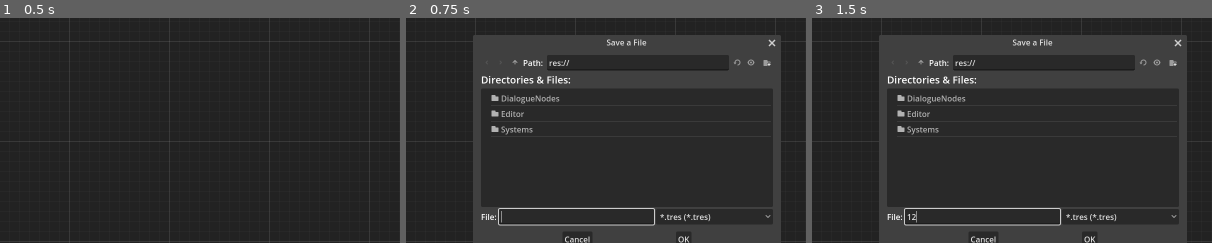
Above: before the commit, frames 1-3 (left to right).
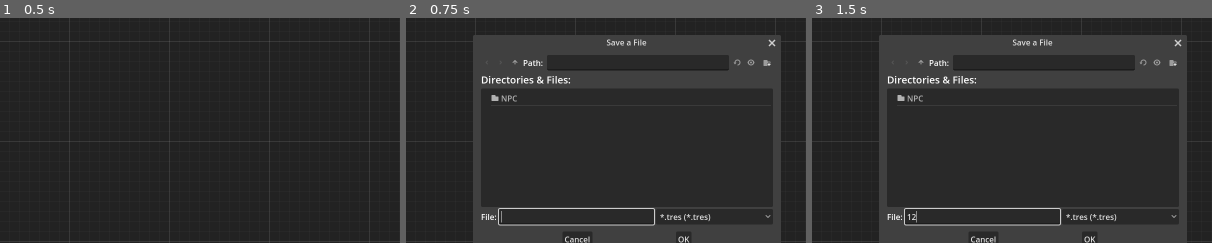
Above: after the commit, the same moments.

Repository: Zokerus/3DRPG_Editor
Game: Godot game, scene res://main.tscn
The game is run twice, just before and just after one commit, with the same random seed, the same clock (stepped at 60 frames per second) and the same inputs.
Inputs (mouse positions are % of the whole screen's width and height, from its top left):
- Up to frame 1 (0.5 s): no input
- Up to frame 2 (0.75 s): click "Save" at 0.5 s
- Up to frame 3 (1.5 s): click (44, 65) at 1.27 s; type "12" at 1.35 s
The pictures show only the part of the screen within x 22-72%, y 20-70%; the shares and areas given below are measured in that part.

Frame 1 is identical in both runs. In frame 2, 0.7% of the frame differs, in the area x 21-41%, y 18-52%; in frame 3, 0.7%.

Commit message:
Added DataManager Class
- added DataManager Class for NPCs
- connected quest dialogues to the dialogue editor
- added scripts for characters, NPCs and quests

Diff:
--- /dev/null
+++ b/Data/NPC/Mud.tres
@@ -0,0 +1,16 @@
+[gd_resource type="Resource" script_class="NPC_Data" load_steps=2 format=3 uid="uid://b1q8a6k2c0o8l"]
+
+[ext_resource type="Script" path="res://Systems/CharacterSystem/NPC.gd" id="1_fivv0"]
+
+[resource]
+script = ExtResource("1_fivv0")
+quest = []
+name = "Mud"
+strength = 5
+dexterity = 5
+intelligence = 5
+charisma = 5
+level = 1
+exp = 0
+health_bonus = 0
+mana_bonus = 0
--- a/Editor/DialogueScript.gd
+++ b/Editor/DialogueScript.gd
@@ -3,6 +3,7 @@
 ##Workspace & file dialog to save and load files
 @onready var file_dialog = $FileDialog
 @onready var graph_edit = $GraphEdit
+@onready var tab_container = $".."
 
 ##Graphnodes, to be used on the graph editor (visual scripting)
 var graph_nodes : Dictionary = {
@@ -15,6 +16,7 @@
 "Start" : preload("res://DialogueNodes/StartNode.tscn") }
 
 var dialogue : Dialogue
+var quest_node = null
 
 ## GraphNodes pressed event connected to one generic method with one parameter (button name)
 func _ready():
@@ -56,24 +58,38 @@
 ## delete all nodes and clear the dialogue for clean working area
 func _on_new_pressed():
 	dialogue = Dialogue.new()
+	quest_node = null
 	_on_graph_edit_delete_nodes_request(graph_edit.get_children())
 
 ## save the created graph/dialogue
 func _on_save_pressed():
-	file_dialog.file_mode = file_dialog.FILE_MODE_SAVE_FILE
-	file_dialog.access = file_dialog.ACCESS_RESOURCES
-	file_dialog.popup_centered()
+	if quest_node == null:
+		file_dialog.file_mode = file_dialog.FILE_MODE_SAVE_FILE
+		file_dialog.access = file_dialog.ACCESS_RESOURCES
+		file_dialog.popup_centered()
+	else:
+		save_data("")
 
 func _on_load_pressed():
 	file_dialog.file_mode = file_dialog.FILE_MODE_OPEN_FILE
 	file_dialog.access = file_dialog.ACCESS_RESOURCES
 	file_dialog.popup_centered()
 
+func _on_workbench_relay_edit_dialogue(node):
+	_on_new_pressed()
+	quest_node = node
+	dialogue = node.dialogue
+	tab_container.current_tab = 0
+	load_data()
+
 func _on_file_dialog_file_selected(path):
 	if file_dialog.file_mode == file_dialog.FILE_MODE_SAVE_FILE:	## Save a file
 		save_data(path)
 	else:	## Load a file
-		load_data(path)
+		quest_node = null
+		if ResourceLoader.exists(path):	# check file validity
+			dialogue = ResourceLoader.load(path)
+			load_data()
 
 func save_data(file_path : String):
 	if !dialogue:
@@ -116,11 +132,10 @@
 
 	if file_path != "":
 		ResourceSaver.save(dialogue, file_path) ## save data on disk
+	elif quest_node != null:
+		quest_node.dialogue = dialogue
 
-func load_data(file_path : String):
-	if ResourceLoader.exists(file_path):	# check file validity
-		dialogue = ResourceLoader.load(file_path)
-
+func load_data():
 	if dialogue == null:	## check data in resource
 		dialogue = Dialogue.new()	##if not valid, create new dialogue resource
 		return	## leave method
--- /dev/null
+++ b/Editor/GlobalScripts/DataManager.gd
@@ -0,0 +1,27 @@
+extends Node
+
+var npc_list : Array[NPC_Data]
+var quest_list : Array
+
+# Called when the node enters the scene tree for the first time.
+func _ready():
+	dir_contents("res://Data/NPC/")
+
+func dir_contents(path):
+	var count = 0
+	var dir = DirAccess.open(path)
+	if dir:
+		dir.list_dir_begin()
+		var file_name = dir.get_next()
+		while file_name != "":
+			if dir.current_is_dir():
+				print("Found directory: " + file_name)
+			else:
+				var res = load(path + file_name)
+				if res is NPC_Data:
+					npc_list.append(res)
+					count = count + 1
+			file_name = dir.get_next()
+	else:
+		print("An error occurred when trying to access the path.")
+	print(path + " : " + str(count) + " file loaded")
--- a/Editor/end.gd
+++ b/Editor/end.gd
@@ -3,6 +3,7 @@
 @onready var v_box_container = $MarginContainer/VBoxContainer/VBoxContainer
 
 signal change_number_of_ends(number)
+signal relay_edit_dialogue(node)
 
 var template_end = preload("res://Editor/template_end.tscn")
 
@@ -10,6 +11,7 @@
 	var template = template_end.instantiate()
 	v_box_container.add_child(template)
 	template.tree_exited.connect(_on_template_extied_tree)
+	template.relay_edit_dialogue.connect(_on_npc_trigger_press_edit_dialogue)
 	template.change_headline(v_box_container.get_child_count())
 	change_number_of_ends.emit(v_box_container.get_child_count())
 
@@ -20,3 +22,6 @@
 			template.change_headline(index)
 		index = index + 1
 	change_number_of_ends.emit(v_box_container.get_child_count())
+
+func _on_npc_trigger_press_edit_dialogue(node):
+	relay_edit_dialogue.emit(node)
--- a/Editor/end.tscn
+++ b/Editor/end.tscn
@@ -64,4 +64,5 @@
 size_flags_vertical = 3
 placeholder_text = "Description..."
 
+[connection signal="press_edit_dialogue" from="MarginContainer/VBoxContainer/VBoxContainer/NPC Trigger" to="." method="_on_npc_trigger_press_edit_dialogue"]
 [connection signal="pressed" from="MarginContainer/VBoxContainer/HBoxContainer/Add" to="." method="_on_add_pressed"]
--- /dev/null
+++ b/Editor/npc_trigger.gd
@@ -0,0 +1,22 @@
+extends BoxContainer
+
+@onready var option_button = $HBoxContainer2/OptionButton
+@onready var dialogue_name = $HBoxContainer/Dialoguename
+
+signal press_edit_dialogue(node)
+
+var dialogue : Dialogue = null
+
+# Called when the node enters the scene tree for the first time.
+func _ready():
+	option_button.clear()
+	for npc in DataManager.npc_list:
+		option_button.add_item(npc.name)
+	dialogue = Dialogue.new()
+
+func _process(_delta):
+	if !dialogue.data.is_empty():
+		dialogue_name.text = "Set"
+
+func _on_edit_pressed():
+	press_edit_dialogue.emit(self)
--- a/Editor/npc_trigger.tscn
+++ b/Editor/npc_trigger.tscn
@@ -1,7 +1,10 @@
-[gd_scene format=3 uid="uid://dehqcb6wmht8h"]
+[gd_scene load_steps=2 format=3 uid="uid://dehqcb6wmht8h"]
+
+[ext_resource type="Script" path="res://Editor/npc_trigger.gd" id="1_u27o1"]
 
 [node name="NPC Trigger" type="BoxContainer"]
 vertical = true
+script = ExtResource("1_u27o1")
 
 [node name="HBoxContainer2" type="HBoxContainer" parent="."]
 layout_mode = 2
@@ -29,9 +32,12 @@
 custom_minimum_size = Vector2(50, 0)
 layout_mode = 2
 size_flags_horizontal = 3
+editable = false
 
 [node name="Edit" type="Button" parent="HBoxContainer"]
 custom_minimum_size = Vector2(50, 0)
 layout_mode = 2
 text = "Edit
 "
+
+[connection signal="pressed" from="HBoxContainer/Edit" to="." method="_on_edit_pressed"]
--- a/Editor/objective_container.gd
+++ b/Editor/objective_container.gd
@@ -14,6 +14,8 @@
 @onready var option_button = $ObjectiveType/OptionButton
 @onready var label = $HBoxContainer/Label
 
+signal relay_edit_dialogue(node)
+
 var template = null
 
 func _ready():
@@ -28,6 +30,8 @@
 
 	if objective_templates.has(option_button.get_item_text(index)):	## Match optionbutton selection to enum
 		template = objective_templates[option_button.get_item_text(index)].instantiate()	## load and instantiate matching template
+		if template.has_signal("press_edit_dialogue"):
+			template.press_edit_dialogue.connect(_on_press_edit_dialogue)
 		if option_button.get_item_text(index) == OBJECTIVE_TYPES.keys()[OBJECTIVE_TYPES.Fight]:	## in case of kill quest, use fight template and set the "kill" boolean to true
 			template.kill = true
 		add_child(template)	## add template to tree
@@ -37,3 +41,6 @@
 
 func change_headline(number : int):
 	label.text = "Objective #" + str(number)
+
+func _on_press_edit_dialogue(node):
+	relay_edit_dialogue.emit(node)
--- a/Editor/objectives.gd
+++ b/Editor/objectives.gd
@@ -5,10 +5,13 @@
 @onready var line_edit = $MarginContainer/VBoxContainer/HBoxContainer/LineEdit
 @onready var v_box_container = $MarginContainer/VBoxContainer/VBoxContainer
 
+signal relay_edit_dialogue(node)
+
 func _on_button_pressed():
 	var objective = objective_container.instantiate()
 	v_box_container.add_child(objective)
 	objective.tree_exited.connect(_on_objective_extied_tree)
+	objective.relay_edit_dialogue.connect(_on_template_relay_edit_dialogue)
 	objective.change_headline(v_box_container.get_child_count())
 	line_edit.text = str(v_box_container.get_child_count())
 
@@ -18,3 +21,6 @@
 	for objective in v_box_container.get_children():
 		objective.change_headline(index)
 		index = index + 1
+
+func _on_template_relay_edit_dialogue(node):
+	relay_edit_dialogue.emit(node)
--- a/Editor/quest_workbench.gd
+++ b/Editor/quest_workbench.gd
@@ -1,6 +1,10 @@
 extends MarginContainer
 
 signal request_quest_list(callable)
+signal relay_edit_dialogue(node)
 
 func _on_requirements_request(callable):
 	request_quest_list.emit(callable)
+
+func _on_panel_relay_edit_dialogue(node):
+	relay_edit_dialogue.emit(node)
--- a/Editor/quest_workbench.tscn
+++ b/Editor/quest_workbench.tscn
@@ -129,4 +129,6 @@
 layout_mode = 2
 
 [connection signal="request_quest_list" from="VBoxContainer/ScrollContainer/HBoxContainer/VBoxContainer/Requirements" to="." method="_on_requirements_request"]
+[connection signal="relay_edit_dialogue" from="VBoxContainer/ScrollContainer/HBoxContainer/VBoxContainer4/Start" to="." method="_on_panel_relay_edit_dialogue"]
 [connection signal="change_number_of_ends" from="VBoxContainer/ScrollContainer/HBoxContainer/VBoxContainer2/End" to="VBoxContainer/ScrollContainer/HBoxContainer/VBoxContainer5/Rewards" method="set_number_of_ends"]
+[connection signal="relay_edit_dialogue" from="VBoxContainer/ScrollContainer/HBoxContainer/VBoxContainer2/End" to="." method="_on_panel_relay_edit_dialogue"]
--- a/Editor/start.gd
+++ b/Editor/start.gd
@@ -7,7 +7,12 @@
 @onready var check_box_item = $MarginContainer/VBoxContainer/CheckBox_Item
 @onready var check_box_location = $MarginContainer/VBoxContainer/CheckBox_Location
 
+signal relay_edit_dialogue(node)
+
 func _on_check_box_pressed():
 	npc_trigger.visible = check_box_npc.is_pressed()
 	item_trigger.visible = check_box_item.is_pressed()
 	location_trigger.visible = check_box_location.is_pressed()
+
+func _on_npc_trigger_press_edit_dialogue(node):
+	relay_edit_dialogue.emit(node)
--- a/Editor/start.tscn
+++ b/Editor/start.tscn
@@ -100,5 +100,6 @@
 placeholder_text = "Description..."
 
 [connection signal="pressed" from="MarginContainer/VBoxContainer/CheckBox_NPC" to="." method="_on_check_box_pressed"]
+[connection signal="press_edit_dialogue" from="MarginContainer/VBoxContainer/NPC Trigger" to="." method="_on_npc_trigger_press_edit_dialogue"]
 [connection signal="pressed" from="MarginContainer/VBoxContainer/CheckBox_Item" to="." method="_on_check_box_pressed"]
 [connection signal="pressed" from="MarginContainer/VBoxContainer/CheckBox_Location" to="." method="_on_check_box_pressed"]
--- a/Editor/template_end.gd
+++ b/Editor/template_end.gd
@@ -1,9 +1,14 @@
 extends VBoxContainer
 
 @onready var label = $HBoxContainer/Label
+
+signal relay_edit_dialogue(node)
 
 func _on_button_pressed():	## close the objective
 	queue_free()
 
 func change_headline(number : int):
 	label.text = "End #" + str(number)
+
+func _on_npc_trigger_press_edit_dialogue(node):
+	relay_edit_dialogue.emit(node)
--- a/Editor/template_end.tscn
+++ b/Editor/template_end.tscn
@@ -26,3 +26,4 @@
 layout_mode = 2
 
 [connection signal="pressed" from="HBoxContainer/Button" to="." method="_on_button_pressed"]
+[connection signal="press_edit_dialogue" from="NPC Trigger" to="." method="_on_npc_trigger_press_edit_dialogue"]
--- /dev/null
+++ b/Editor/template_escort.gd
@@ -0,0 +1,6 @@
+extends BoxContainer
+
+signal press_edit_dialogue(node)
+
+func _on_npc_trigger_press_edit_dialogue(node):
+	press_edit_dialogue.emit(node)
--- a/Editor/template_escort.tscn
+++ b/Editor/template_escort.tscn
@@ -1,9 +1,11 @@
-[gd_scene load_steps=2 format=3 uid="uid://dtnno54stppw3"]
+[gd_scene load_steps=3 format=3 uid="uid://dtnno54stppw3"]
 
 [ext_resource type="PackedScene" uid="uid://dehqcb6wmht8h" path="res://Editor/npc_trigger.tscn" id="1_4x62b"]
+[ext_resource type="Script" path="res://Editor/template_escort.gd" id="1_nncah"]
 
 [node name="Delivery" type="BoxContainer"]
 vertical = true
+script = ExtResource("1_nncah")
 
 [node name="NPC Trigger" parent="." instance=ExtResource("1_4x62b")]
 layout_mode = 2
@@ -21,3 +23,5 @@
 custom_minimum_size = Vector2(50, 0)
 layout_mode = 2
 size_flags_horizontal = 3
+
+[connection signal="press_edit_dialogue" from="NPC Trigger" to="." method="_on_npc_trigger_press_edit_dialogue"]
--- a/Editor/template_reward.tscn
+++ b/Editor/template_reward.tscn
@@ -35,6 +35,7 @@
 layout_mode = 2
 size_flags_horizontal = 3
 item_count = 1
+selected = 0
 popup/item_0/text = "All Ends"
 popup/item_0/id = 0
 
--- /dev/null
+++ b/Systems/CharacterSystem/CharacterData.gd
@@ -0,0 +1,16 @@
+extends Resource
+class_name Character_Data
+
+@export var name : String
+@export var strength : int
+@export var dexterity : int
+@export var intelligence : int
+@export var charisma : int
+@export var level : int
+@export var experience : int
+@export var health_bonus : int
+@export var mana_bonus : int
+
+
+##ToDo: Inventory
+##
--- /dev/null
+++ b/Systems/CharacterSystem/NPC.gd
@@ -0,0 +1,5 @@
+extends Character_Data
+class_name NPC_Data
+
+@export var dialogue : Dialogue
+@export var quest : Array
--- /dev/null
+++ b/Systems/QuestSystem/Quest.gd
@@ -0,0 +1,24 @@
+extends Resource
+class_name Quest
+
+# * BASE
+@export var name: String
+@export var description: String
+@export var state: String
+# * REQUEREMENT
+@export var precompleted_quest = ""
+@export var requerements: Array
+# * DIALOGUE TRIGGER
+@export var quest_trigger: String = ""
+@export var quest_start_dialogue: String = ""
+@export var quest_running_dialogue: String = ""
+# * TASKS
+@export var linear: bool = false
+@export var tasks: Array
+# * DELIVERY
+@export var delivery: bool = false
+@export var delivery_done: bool = false
+@export var delivery_trigger: String = ""
+@export var delivery_dialogue: String = ""
+# * TASKS
+@export var rewards: Array
--- a/main.tscn
+++ b/main.tscn
@@ -33,7 +33,6 @@
 grow_vertical = 2
 
 [node name="Dialogue" type="HBoxContainer" parent="TabContainer"]
-visible = false
 layout_mode = 2
 script = ExtResource("1_5j8rx")
 
@@ -125,6 +124,7 @@
 filters = PackedStringArray("*.tres")
 
 [node name="Quest" type="HBoxContainer" parent="TabContainer"]
+visible = false
 layout_mode = 2
 script = ExtResource("3_8152s")
 
@@ -205,4 +205,5 @@
 [connection signal="disconnection_request" from="TabContainer/Dialogue/GraphEdit" to="TabContainer/Dialogue" method="_on_graph_edit_disconnection_request"]
 [connection signal="file_selected" from="TabContainer/Dialogue/FileDialog" to="TabContainer/Dialogue" method="_on_file_dialog_file_selected"]
 [connection signal="pressed" from="TabContainer/Quest/LeftMenu/VBoxContainer/PanelContainer/MarginContainer/VBoxContainer/New" to="TabContainer/Quest" method="_on_new_pressed"]
+[connection signal="relay_edit_dialogue" from="TabContainer/Quest/Workbench" to="TabContainer/Dialogue" method="_on_workbench_relay_edit_dialogue"]
 [connection signal="request_quest_list" from="TabContainer/Quest/Workbench" to="TabContainer/Quest" method="_on_workbench_request_quest_list"]
--- a/project.godot
+++ b/project.godot
@@ -15,6 +15,10 @@
 config/features=PackedStringArray("4.1", "Forward Plus")
 config/icon="res://icon.svg"
 
+[autoload]
+
+DataManager="*res://Editor/GlobalScripts/DataManager.gd"
+
 [display]
 
 window/size/viewport_width=1600
